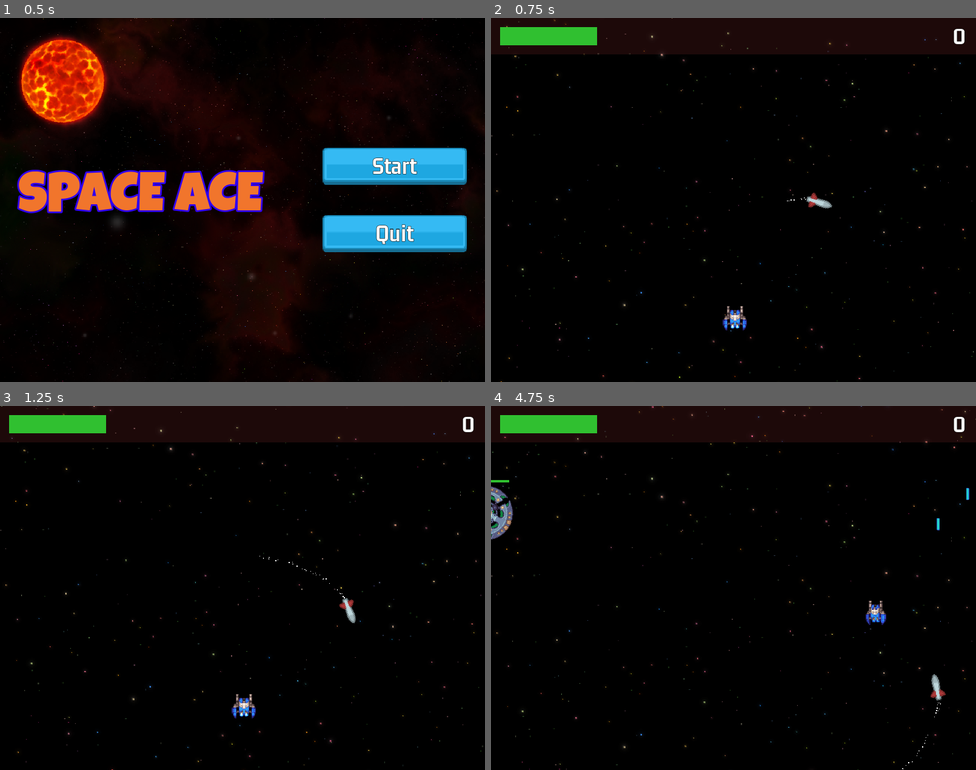
Above: before the commit, frames 1-4 (two rows, left to right).
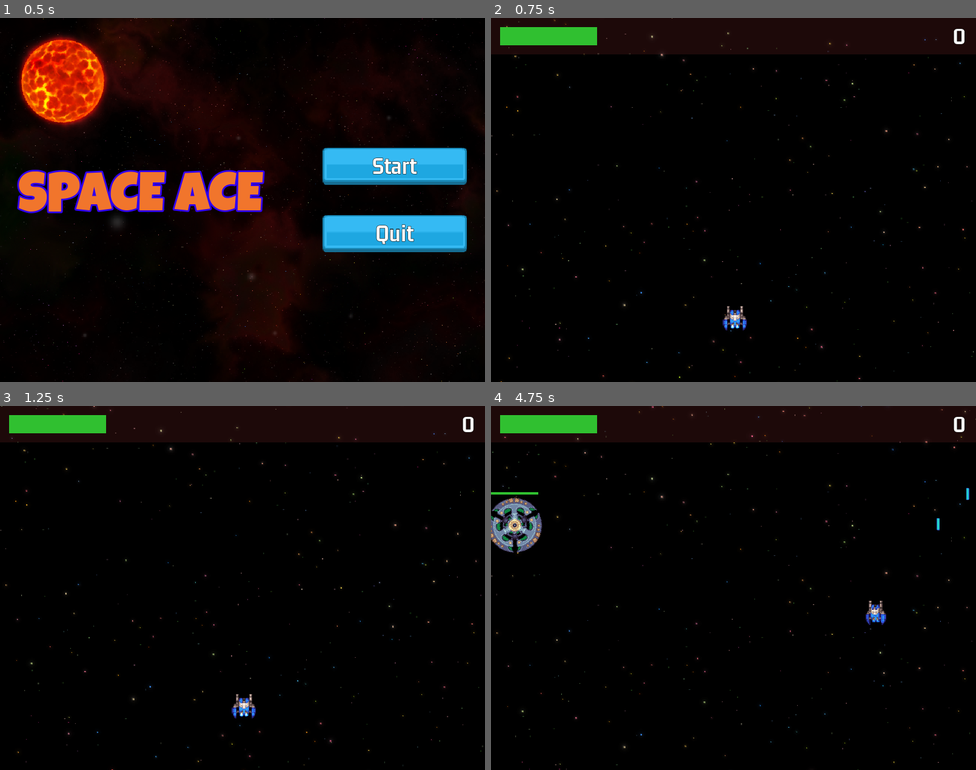
Above: after the commit, the same moments.

Repository: fj0lverkr/space-ace
Game: Godot game, scene res://scenes/main/main.tscn
Same seed, same stepped clock (60 frames per second), same inputs: the game is played once before the commit and once after it. Sound files missing from this copy of the repository are replaced by a short silence.
Inputs (mouse positions are in pixels of both pictures, inside the frame that each line leads up to):
- Up to frame 1 (0.5 s): no input
- Up to frame 2 (0.75 s): click "Start" at 0.5 s
- Up to frame 3 (1.25 s): no input
- Up to frame 4 (4.75 s): move the mouse to (840, 569) at 1.27 s; hold D (right) 1.28-2.03 s; click (840, 569) at 1.35 s; move the mouse to (636, 606) at 2.02 s; hold S (down) 2.03-2.78 s; click (636, 606) at 2.1 s; move the mouse to (782, 507) at 2.77 s; hold D (right) 2.78-3.53 s; click (782, 507) at 2.85 s; move the mouse to (709, 660) at 3.52 s; hold W (up) 3.53-4.28 s; click (709, 660) at 3.6 s; move the mouse to (879, 642) at 4.27 s; hold A (left) from 4.28 s (still down); click (879, 642) at 4.35 s

Frame 1 is identical in both runs. In frame 2, 0.1% of the frame differs, in the area x 61-71%, y 48-53%; in frame 3, 0.1%; in frame 4, 1.5%, in the area x 0-94%, y 20-100%.

Commit message:
finalize saucer and missile behaviour

Diff:
--- a/scenes/enemies/saucer.gd
+++ b/scenes/enemies/saucer.gd
@@ -30,12 +30,13 @@
 @onready
 var _booms: Node2D = $Hitbox/Booms
 
-var _speed: float = 20.0
+var _speed: float = 30.0
 var _is_shooting: bool = false
 
 
 # Called when the node enters the scene tree for the first time.
 func _ready() -> void:
+	SignalBus.on_game_over.connect(_on_game_over)
 	_health_bar.setup(_health, _health)
 	GameUtils.set_and_start_timer(_shoot_timer, WAIT_TIME, WAIT_TIME + WAIT_VAR)
 
@@ -60,6 +61,19 @@
 	_state_machine.travel(SHOOT)
 	_sprite.rotation = _hitbox.rotation
 	SoundManager.play_saucer_open(_sound)
+	SignalBus.on_shoot_missile.emit(global_position)
+
+
+func _explode(points: int) -> void:
+	_shoot_timer.stop()
+	_health_bar.hide()
+	_hitbox._disable_collision()
+	_speed = 0.0
+	SignalBus.on_score_points.emit(points)
+	_state_machine.travel(DIE)
+	for m: Marker2D in _booms.get_children():
+		SignalBus.on_explode.emit(Explosion.Type.BOOM, m.global_position, 1.5)
+		await get_tree().create_timer(BOOM_TIMEOUT).timeout
 
 
 func _on_animation_tree_animation_finished(anim_name: StringName) -> void:
@@ -77,12 +91,8 @@
 
 
 func _on_health_bar_on_died() -> void:
-	_shoot_timer.stop()
-	_health_bar.hide()
-	_hitbox._disable_collision()
-	_speed = 0.0
-	SignalBus.on_score_points.emit(_points)
-	_state_machine.travel(DIE)
-	for m: Marker2D in _booms.get_children():
-		SignalBus.on_explode.emit(Explosion.Type.BOOM, m.global_position, 1.5)
-		await get_tree().create_timer(BOOM_TIMEOUT).timeout
+	_explode(_points)
+
+
+func _on_game_over() -> void:
+	_explode(0)
--- a/scenes/homing_missile/homing_missile.gd
+++ b/scenes/homing_missile/homing_missile.gd
@@ -6,7 +6,7 @@
 @export
 var _rotation_speed_radians: float = 1.8
 @export
-var _speed: float = 80.0
+var _speed: float = 120.0
 
 @onready
 var _smoke: CPUParticles2D = $CPUParticles2D
@@ -16,6 +16,7 @@
 
 # Called when the node enters the scene tree for the first time.
 func _ready() -> void:
+	SignalBus.on_game_over.connect(_on_game_over)
 	_player_ref = get_tree().get_first_node_in_group(Constants.GRP_PLAYER)
 	if !_player_ref:
 		queue_free()
@@ -30,9 +31,22 @@
 	position += transform.x * _speed * delta
 
 
-func _on_on_area_entered(area: Area2D) -> void:
-	var poi: Vector2 = area.global_position
+func set_direction(dir: Vector2) -> void:
+	var angle_to_dir: float = transform.x.angle_to(dir)
+	rotate(sign(angle_to_dir) * abs(angle_to_dir))
+
+
+func _explode(get_points: bool, poi: Vector2) -> void:
 	SignalBus.on_explode.emit(Explosion.Type.EXPLOSION, poi, 0.75)
-	if not area is Player:
+	if get_points:
 		SignalBus.on_score_points.emit(POINTS)
 	queue_free()
+
+
+func _on_on_area_entered(area: Area2D) -> void:
+	_explode(not area is Player, area.global_position)
+
+
+func _on_game_over() -> void:
+	set_process(false)
+	_explode(false, global_position)
--- a/scenes/homing_missile/homing_missile.tscn
+++ b/scenes/homing_missile/homing_missile.tscn
@@ -12,6 +12,8 @@
 collision_layer = 16
 collision_mask = 5
 script = ExtResource("2_p6afg")
+_rotation_speed_radians = 1.8
+_speed = 80.0
 _damage = 35
 
 [node name="Shape" parent="." index="0"]
--- a/scenes/level/level.tscn
+++ b/scenes/level/level.tscn
@@ -9,7 +9,6 @@
 [ext_resource type="PackedScene" uid="uid://bs20cdkk1ucxy" path="res://scenes/camera_shake/camera_shake.tscn" id="7_beaod"]
 [ext_resource type="PackedScene" uid="uid://c1s37n2n08dy" path="res://scenes/game_over/game_over.tscn" id="7_j41uk"]
 [ext_resource type="PackedScene" uid="uid://orgjesptr8lq" path="res://scenes/enemies/saucer.tscn" id="9_asw5q"]
-[ext_resource type="PackedScene" uid="uid://d0qt6g1uxypvq" path="res://scenes/homing_missile/homing_missile.tscn" id="10_tsm1i"]
 
 [sub_resource type="Curve2D" id="Curve2D_tmsy6"]
 _data = {
@@ -47,6 +46,3 @@
 
 [node name="Saucer" parent="SaucerTest" instance=ExtResource("9_asw5q")]
 position = Vector2(-43, 78)
-
-[node name="HomingMissile" parent="." instance=ExtResource("10_tsm1i")]
-position = Vector2(420, 241)
--- a/scenes/object_factory/object_factory.gd
+++ b/scenes/object_factory/object_factory.gd
@@ -9,6 +9,7 @@
 const ZIPPER: PackedScene = preload("res://scenes/enemies/enemy_zipper.tscn")
 const BIOMECH: PackedScene = preload("res://scenes/enemies/enemy_bio.tscn")
 const BOMBER: PackedScene = preload("res://scenes/enemies/enemy_bomber.tscn")
+const MISSILE: PackedScene = preload("res://scenes/homing_missile/homing_missile.tscn")
 
 const ADD_OBJECT: String = "_add_object"
 const ADD_PATH_FOLLOWER: String = "_add_follower_to_path"
@@ -26,6 +27,7 @@
 
 func _ready() -> void:
     SignalBus.on_shoot.connect(_on_shoot)
+    SignalBus.on_shoot_missile.connect(_on_shoot_missile)
     SignalBus.on_try_powerup.connect(_on_try_powerup)
     SignalBus.on_explode.connect(_on_explode)
     SignalBus.on_request_enemy.connect(_on_request_enemy)
@@ -52,6 +54,23 @@
 
     scene.setup(dir, speed)
     call_deferred(ADD_OBJECT, scene, gp)
+
+
+func _on_shoot_missile(gp: Vector2) -> void:
+    var missiles: Array[HomingMissile]
+    var m_left: HomingMissile = MISSILE.instantiate()
+    var m_mid: HomingMissile = MISSILE.instantiate()
+    var m_right: HomingMissile = MISSILE.instantiate()
+    m_left.set_direction(Vector2.LEFT)
+    m_mid.set_direction(Vector2.DOWN)
+    m_right.set_direction(Vector2.RIGHT)
+    missiles.append(m_left)
+    missiles.append(m_right)
+    missiles.append(m_mid)
+    missiles.shuffle()
+    for m: HomingMissile in missiles:
+        call_deferred(ADD_OBJECT, m, gp)
+        await Engine.get_main_loop().create_timer(0.5).timeout
 
 
 func _on_try_powerup(chance: float, gp: Vector2, type: PowerUp.PowerUpType = PowerUp.PowerUpType.NONE) -> void:
--- a/singletons/signal_bus.gd
+++ b/singletons/signal_bus.gd
@@ -3,6 +3,7 @@
 signal on_pause
 signal on_continue
 signal on_shoot(bt: BaseBullet.BulletType, dir: Vector2, speed: float, gp: Vector2)
+signal on_shoot_missile(gp: Vector2)
 signal on_try_powerup(chance: float, gp: Vector2, type: PowerUp.PowerUpType)
 signal on_get_powerup(pt: PowerUp.PowerUpType)
 signal on_explode(type: Explosion.Type, gp: Vector2)
Not shown: 1 places in scenes/level/level.tscn that only renumber resources
